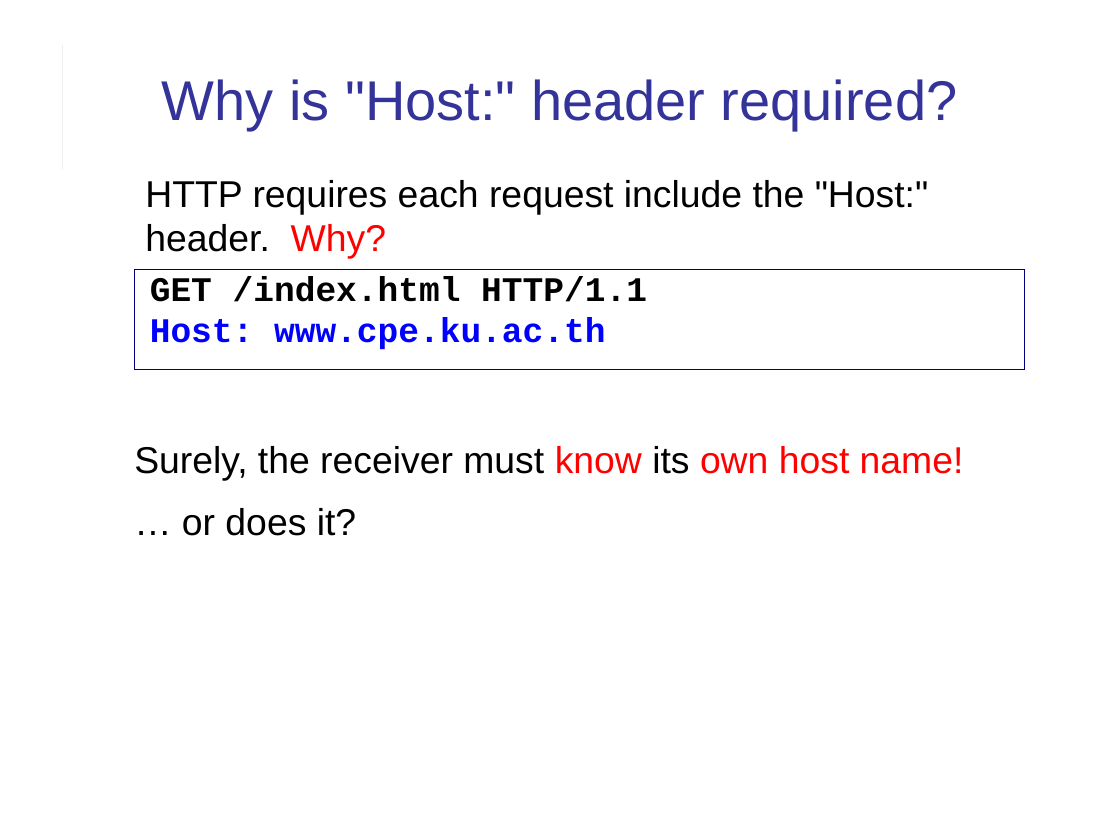
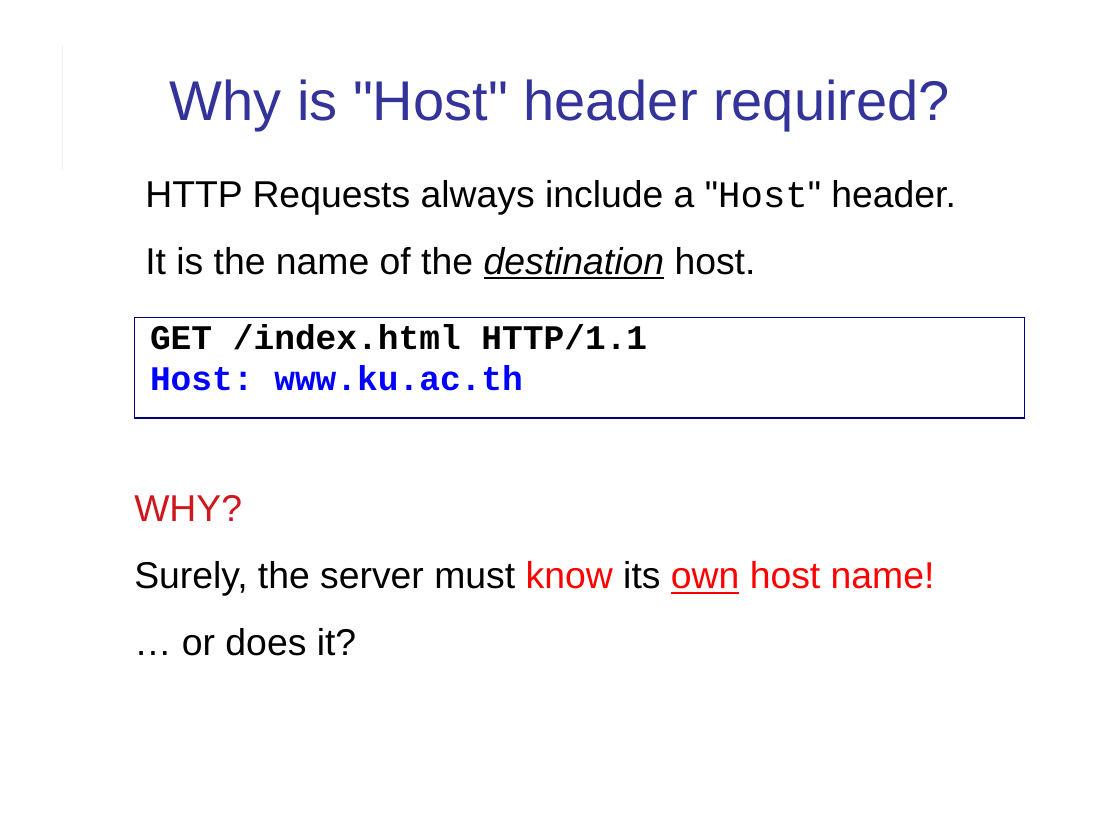
Before and after one commit to cpske/ISP, a slide deck: slide 24 of web/HTTP.ppt (slide 25 before the commit). Drawn at 1120x840 pixels with LibreOffice and Linux fonts; fonts in the diff are those of the drawing. Boxes give left, top, right and bottom in pixels: in the first picture for what was removed or moved away, otherwise in the second. Text is boxed around its words. In the diff, an @@ line names an element or a change of style, - is before the commit and + after.

Commit message:
update slides on HTTP.  Added links in index.

```diff
--- a/web/HTTP.ppt
+++ b/web/HTTP.ppt
@@ title at box(170, 79, 949, 130): text changed @@
-Why is "Host:" header required?
+Why is "Host" header required?
@@ text at box(145, 180, 956, 279): text changed @@
-HTTP requires each request include the "Host:" header. Why?
+HTTP Requests always include a "Host" header.
+It is the name of the destination host.
@@ text "GET /index.html HTTP/1.1": place and size @@
-text "GET /index.html HTTP/1.1" at box(134, 269, 1025, 370)
+text "GET /index.html HTTP/1.1" at box(134, 318, 1025, 419)
@@ text at box(150, 324, 647, 350): indent changed @@
@@ text at box(150, 365, 523, 391): text changed @@
-Host: www.cpe.ku.ac.th
+Host: www.ku.ac.th
@@ text "WHY?": place and size @@
-text "WHY?" at box(134, 446, 964, 536)
+text "WHY?" at box(134, 495, 935, 656)
@@ text at box(134, 495, 935, 596): text changed @@
-Surely, the receiver must know its own host name!
+WHY?
+Surely, the server must know its own host name!
@@ text at box(182, 628, 356, 656): more space between paragraphs @@
```
Also in this commit, not shown: 37 other slides changed, 2 slides added, 4 other files.
